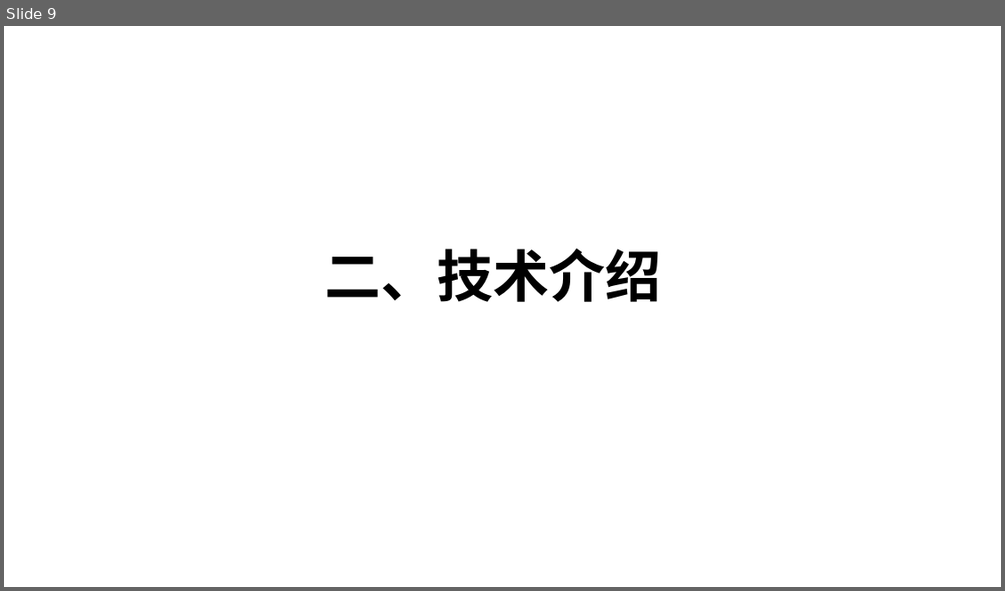
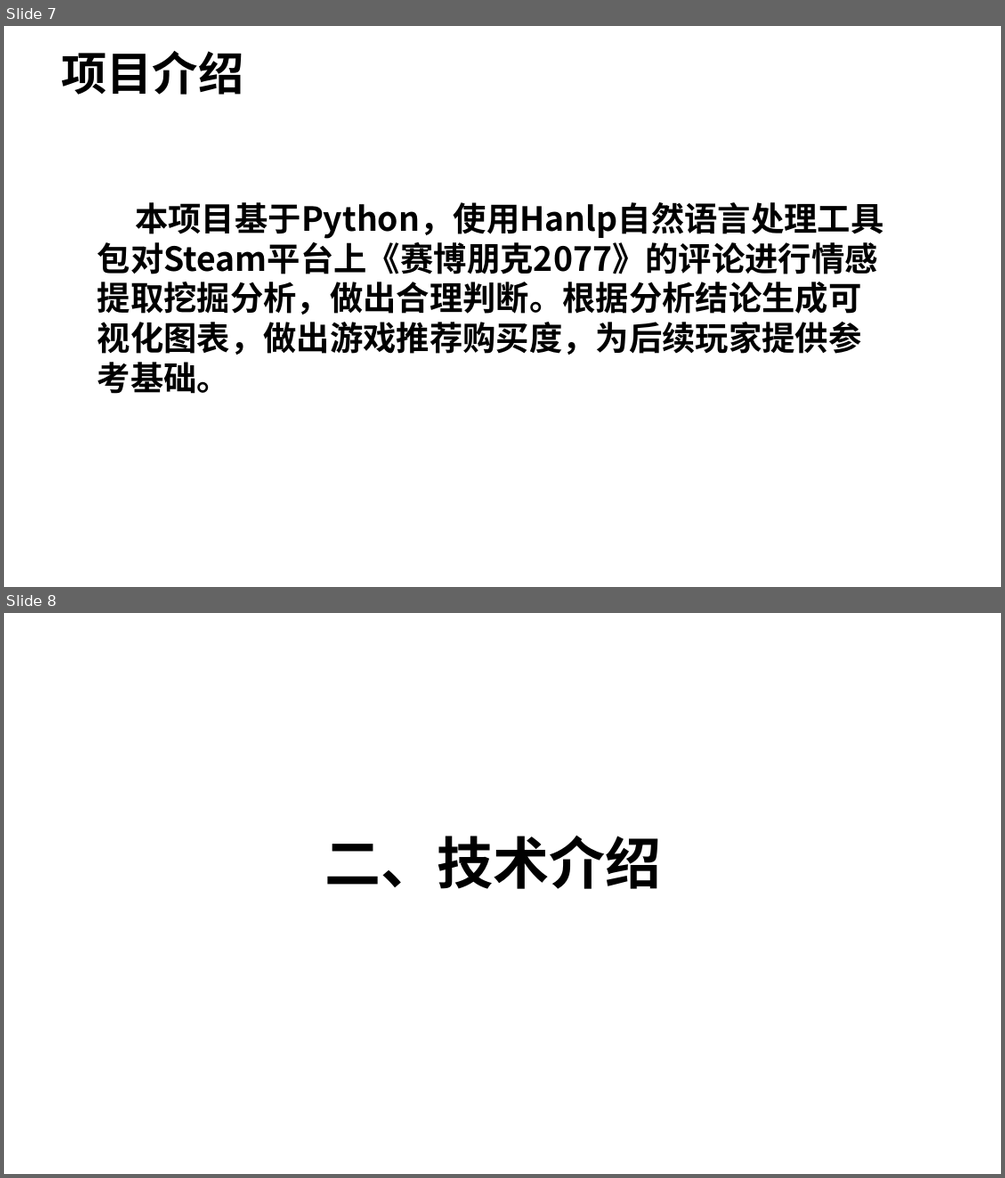
Before and after one commit to wanqqq29/2077CommentAnalyze, a slide deck: 材料/PPT/答辩v1.pptx. Shown one above the other, each under a label of ours: slide 9 before the commit, slides 7 and 8 after it. The pictures are 1005x591 and 1005x1178 pixels, drawn with LibreOffice and Linux fonts; fonts in the diff are those of the drawing; background and template pictures are left out. Boxes give left, top, right and bottom in pixels: in the first picture for what was removed or moved away, otherwise in the second. Text is boxed around its words. In the diff, an @@ line names an element or a change of style, - is before the commit and + after.

```diff
--- a/材料/PPT/答辩v1.pptx
+++ b/材料/PPT/答辩v1.pptx
@@ slide 7 added at box(4, 26, 1001, 587), background picture (left out) @@
@@ text added at box(61, 51, 243, 95), 44 pt, text #000000, bold @@
+项目介绍
@@ text added at box(97, 202, 883, 394), 32 pt, text #000000, bold @@
+本项目基于Python，使用Hanlp自然语言处理工具包对Steam平台上《赛博朋克2077》的评论进行情感提取挖掘分析，做出合理判断。根据分析结论生成可视化图表，做出游戏推荐购买度，为后续玩家提供参考基础。
@@ what was slide 9 is now slide 8 @@
```
Also in this commit, not shown: 5 slides changed, 16 other slides added, 3 slides removed, 3 other files.
